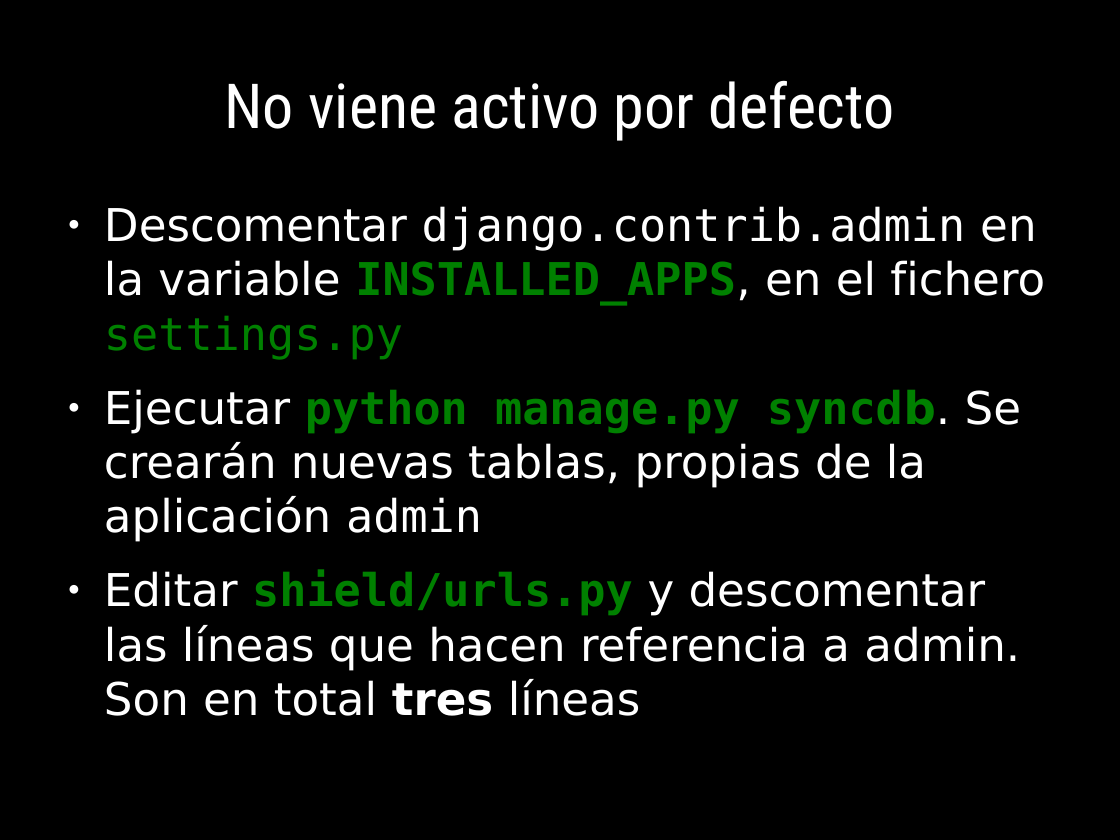
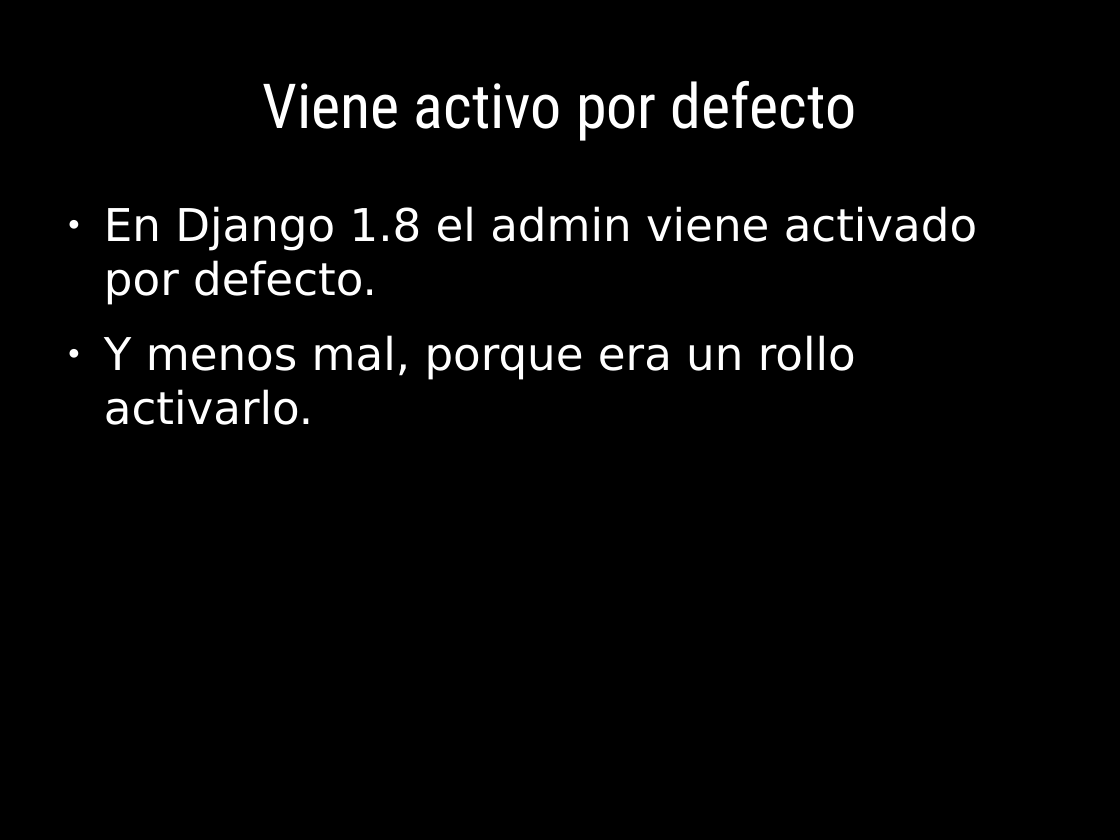
Before and after one commit to euribates/curso-django, a slide deck: slide 63 of presentacion/curso_django.odp (slide 53 before the commit). Drawn at 1120x840 pixels with LibreOffice and Linux fonts; fonts in the diff are those of the drawing. Boxes give left, top, right and bottom in pixels: in the first picture for what was removed or moved away, otherwise in the second. Text is boxed around its words. In the diff, an @@ line names an element or a change of style, - is before the commit and + after.

Commit message:
Cambio en presentacion -> Django 1.8

```diff
--- a/presentacion/curso_django.odp
+++ b/presentacion/curso_django.odp
@@ title at (262, 80, 856, 141): text changed @@
-No viene activo por defecto
+Viene activo por defecto
@@ text at (104, 206, 977, 425): text changed @@
-● Descomentar django.contrib.admin en la variable INSTALLED_APPS, en el fichero settings.py
-● Ejecutar python manage.py syncdb. Se crearán nuevas tablas, propias de la aplicación admin
-● Editar shield/urls.py y descomentar las líneas que hacen referencia a admin. Son en total tres líneas
+● En Django 1.8 el admin viene activado por defecto.
+● Y menos mal, porque era un rollo activarlo.
```
Also in this commit, not shown: 31 other slides changed, 14 slides added, 2 slides removed, 11 other files.
